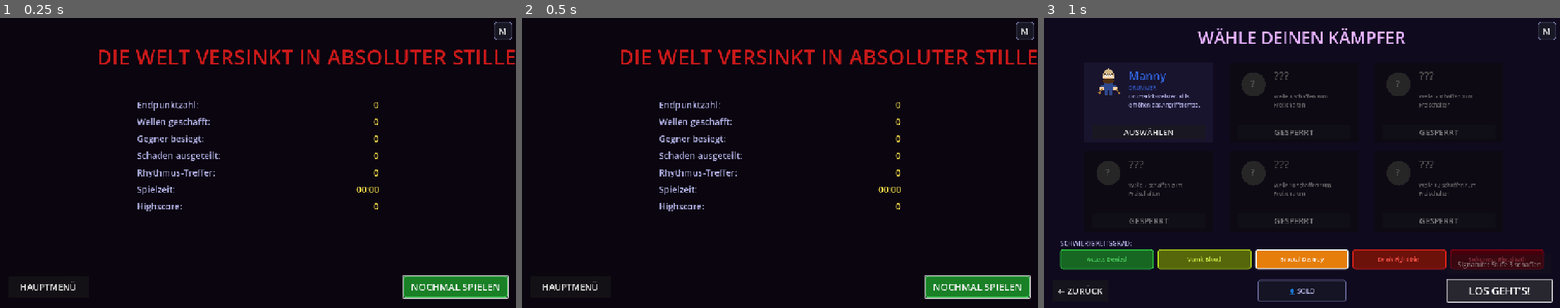
Above: before the commit, frames 1-3 (left to right).
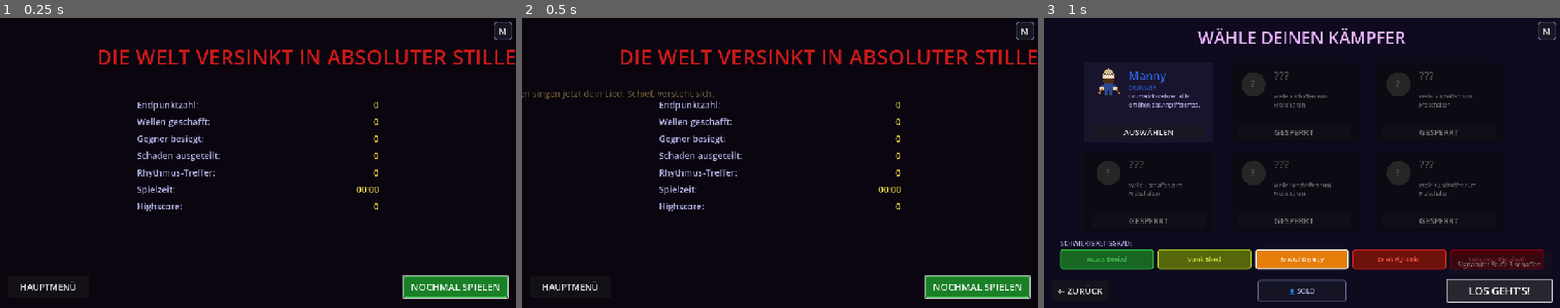
Above: after the commit, the same moments.

Repository: nimraseflor84/home-reared-meat-loud-enough-to-kill
Game: Godot game, scene res://scenes/game_over.tscn
Two runs of this game, one before a commit and one after it. Both use one fixed random seed, a clock stepped at 60 frames per second and the inputs below. This scene is started directly instead of the project's main scene. Sound files missing from this copy of the repository are replaced by a short silence.
Inputs:
- Up to frame 1 (0.25 s): no input
- Up to frame 2 (0.5 s): no input
- Up to frame 3 (1 s): click "NOCHMAL SPIELEN" at 0.5 s

Frame 1 is identical in both runs. In frame 2, 0.3% of the frame differs, in the area x 0-38%, y 24-28%; in frame 3, nothing differs.

Commit message:
Fix: Game-Over-Spruch faehrt sauber mittig ins Bild (absolute Positionierung)

Diff:
--- a/scripts/ui/game_over.gd
+++ b/scripts/ui/game_over.gd
@@ -39,12 +39,13 @@
 			qt = 0.0
 		var p: float = clamp(qt / 0.6, 0.0, 1.0)
 		var eased: float = 1.0 - pow(1.0 - p, 3.0)
-		_quote_label.position.x = lerp(_quote_target_x - 1400.0, _quote_target_x, eased)
-		_quote_label.modulate.a = clamp(qt / 0.4, 0.0, 1.0)
-		if p >= 1.0:
-			var qs: float = 1.0 + 0.05 * sin(_anim_time * 4.0)
-			_quote_label.pivot_offset = _quote_label.size * 0.5
-			_quote_label.scale = Vector2(qs, qs)
+		var startx: float = -_quote_label.size.x - 50.0
+		_quote_label.position.x = lerp(startx, _quote_target_x, eased)
+		if p < 1.0:
+			_quote_label.modulate.a = clamp(qt / 0.4, 0.0, 1.0)
+		else:
+			# angekommen: leicht pulsierendes Einblenden, bleibt mittig
+			_quote_label.modulate.a = 0.8 + 0.2 * sin(_anim_time * 4.0)
 	queue_redraw()
 
 func _build_ui() -> void:
@@ -73,13 +74,14 @@
 	# Zufaelliger Spott-Spruch beim Tod (einer von 10, lokalisiert).
 	# Beim Sieg gibt es nichts zu spotten.
 	if not _won:
+		# Absolute Positionierung (PRESET_TOP_LEFT), damit die Animation die
+		# Zentrierung nicht verrutscht. Zielposition = mittig im Viewport.
+		var vp_size := get_viewport_rect().size
+		var qw: float = min(900.0, vp_size.x - 20.0)
 		var quote = Label.new()
-		quote.set_anchors_preset(PRESET_CENTER_TOP)
-		quote.anchor_left = 0.5
-		quote.anchor_right = 0.5
-		var quote_target := Vector2(-450, 172)
-		quote.position = quote_target
-		quote.size = Vector2(900, 32)
+		quote.set_anchors_preset(PRESET_TOP_LEFT)
+		quote.size = Vector2(qw, 60)
+		quote.position = Vector2(-qw - 50.0, 172)   # startet komplett links ausserhalb
 		quote.horizontal_alignment = HORIZONTAL_ALIGNMENT_CENTER
 		quote.autowrap_mode = TextServer.AUTOWRAP_WORD
 		quote.text = LocalizationManager.random_death_quote()
@@ -89,9 +91,7 @@
 		quote.add_theme_font_size_override("font_size", 22)
 		add_child(quote)
 		_quote_label = quote
-		_quote_target_x = quote_target.x
-		# Startet weit links ausserhalb und faehrt in _process deterministisch rein
-		quote.position = Vector2(quote_target.x - 1400.0, quote_target.y)
+		_quote_target_x = (vp_size.x - qw) * 0.5   # zentrierte absolute X-Position
 		quote.modulate = Color(1, 1, 1, 0)
 
 	# NEW HIGH SCORE banner - direkt unter dem Titel pulsierend
